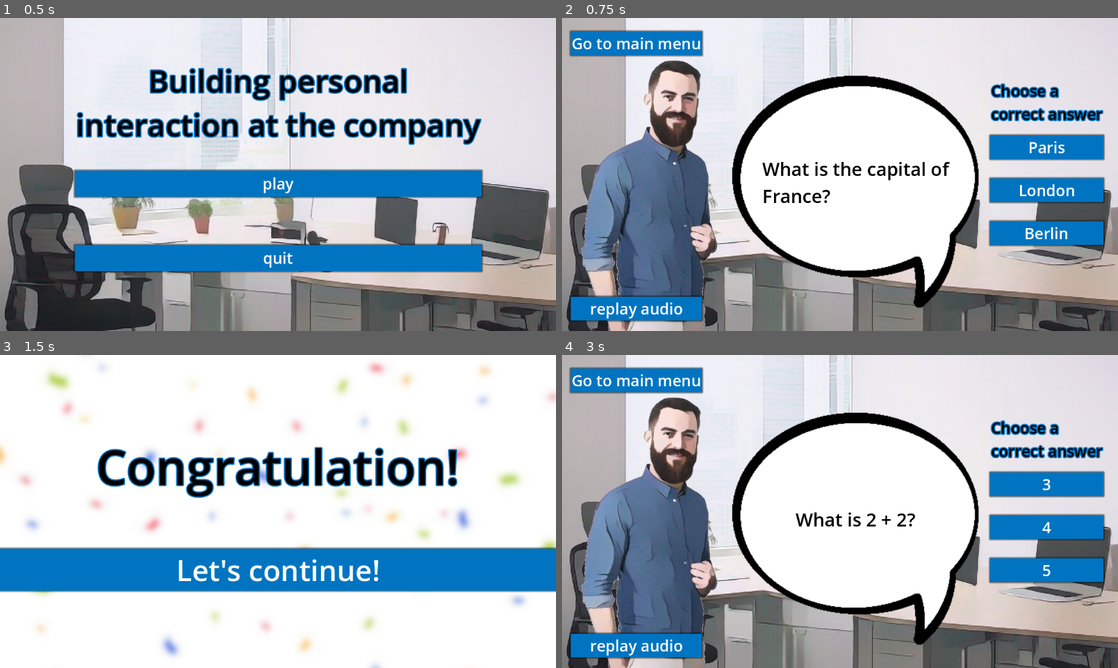
Above: before the commit, frames 1-4 (two rows, left to right).
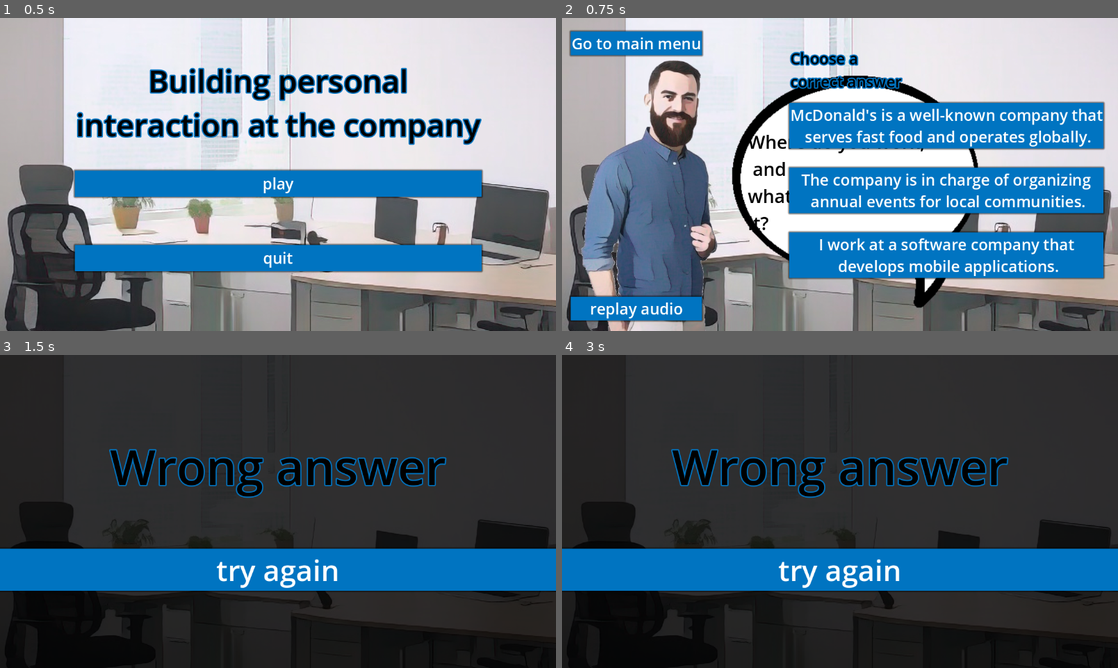
Above: after the commit, the same moments.

Repository: archibald-carrion/Conversational-english-serious-game
Game: Godot game, scene res://scenes/main_menu.tscn
The game is run twice, just before and just after one commit, with the same random seed, the same clock (stepped at 60 frames per second) and the same inputs.
Inputs:
- Up to frame 1 (0.5 s): no input
- Up to frame 2 (0.75 s): click "play" at 0.5 s
- Up to frame 3 (1.5 s): click "Paris" (after the commit: "McDonald's is a well-known co…") at 1.25 s
- Up to frame 4 (3 s): click "London" (after the commit: "The company is in charge of o…") at 2 s; click "Berlin" (after the commit: "I work at a software company …") at 2.75 s

Frame 1 is identical in both runs. In frame 2, 26% of the frame differs, in the area x 33-98%, y 10-84%; in frame 3, 87%; in frame 4, 97%, in the area x 0-100%, y 0-100%.

Commit message:
add new questions, need to fix format of button and audio text in template

Diff:
--- a/Conversational-english-serious-game/scripts/first_level.gd
+++ b/Conversational-english-serious-game/scripts/first_level.gd
@@ -2,21 +2,97 @@
 
 var questions = [
 	{
-		"question": "What is the capital of France?",
-		"answers": ["Paris", "London", "Berlin"],
-		"correct_answer": 0  # Index of the correct answer in the answers array
-	},
-	{
-		"question": "What is 2 + 2?",
-		"answers": ["3", "4", "5"],
+		"question": "Where do you work, \n and what kind of company is it?",
+		"answers": [
+			"McDonald's is a well-known company that \n serves fast food and operates globally.",
+			"The company is in charge of organizing \n annual events for local communities.",
+			"I work at a software company that \n develops mobile applications."
+		],
+		"correct_answer": 2
+	},
+	{
+		"question": "What kind of projects do you work on in your current job?",
+		"answers": [
+			"I teach Chemistry at a private university in Guanacaste.",
+			"I work on designing new marketing campaigns for our clients.",
+			"I enjoy experimenting with new recipes in my free time."
+		],
 		"correct_answer": 1
 	},
 	{
-		"question": "What color is the sky?",
-		"answers": ["Green", "Blue", "Red"],
+		"question": "How long have you worked in this field, and what do you enjoy the most?",
+		"answers": [
+			"I once traveled to three countries in one summer, which was an unforgettable experience.",
+			"I enjoy painting landscapes during my free time, especially in the fall.",
+			"I’ve spent 7 years in this field, and I find fulfillment in working with my colleagues."
+		],
+		"correct_answer": 2
+	},
+	{
+		"question": "Why did you decide to work in this industry?",
+		"answers": [
+			"I pursued a degree in literature because I enjoy storytelling and exploration of ideas.",
+			"I decided to take cooking classes as a way to explore diverse culinary experiences.",
+			"I chose to enter this field due to my enthusiasm for technology and innovation."
+		],
+		"correct_answer": 2
+	},
+	{
+		"question": "Where did you start working when you began your career?",
+		"answers": [
+			"I was 22 when I decided to volunteer at a local charity to gain experience.",
+			"I began my career at a small startup focused on innovative solutions.",
+			"I started my career as a musician because I wanted to bring joy to others with my songs."
+		],
+		"correct_answer": 1
+	},
+	{
+		"question": "What responsibilities do you have in your current job?",
+		"answers": [
+			"I enjoy attending conferences to learn about industry trends.",
+			"The company has a strong focus on community outreach and social responsibility.",
+			"My role involves leading a team and supervising project development."
+		],
+		"correct_answer": 2
+	},
+	{
+		"question": "How do you balance your work with personal life?",
+		"answers": [
+			"I do so by setting clear boundaries and prioritizing family time.",
+			"I prefer watching movies at home to going out.",
+			"I appreciate the support of my friends and family in managing my time."
+		],
+		"correct_answer": 0
+	},
+	{
+		"question": "What skills do you use most often at work, and how do they help you succeed?",
+		"answers": [
+			"I use my cooking skills to make delicious meals for my family, bringing us together.",
+			"I consider myself a creative person, capable of expressing my emotions through art.",
+			"I often rely on communication and problem-solving skills, which enhance collaboration."
+		],
+		"correct_answer": 2
+	},
+	{
+		"question": "Where do you see yourself working in five years, and what position would you like to hold?",
+		"answers": [
+			"I see myself studying at a prestigious university, focusing on my academic interests.",
+			"I see myself traveling to different countries, exploring new cultures and experiences.",
+			"I envision being part of a dynamic team in the future, possibly in a leadership role."
+		],
+		"correct_answer": 2
+	},
+	{
+		"question": "Why do you think working in teams is important for your job?",
+		"answers": [
+			"I think problem-solving skills are necessary in team-building activities in the workplace.",
+			"I believe collaboration is essential in my role, as it fosters creativity and helps achieve common goals.",
+			"Employers should encourage their employees to work in teams to strengthen relationships among colleagues."
+		],
 		"correct_answer": 1
 	}
-]
+];
+
 
 var question_number = 0
 var current_correct_answer = 0
